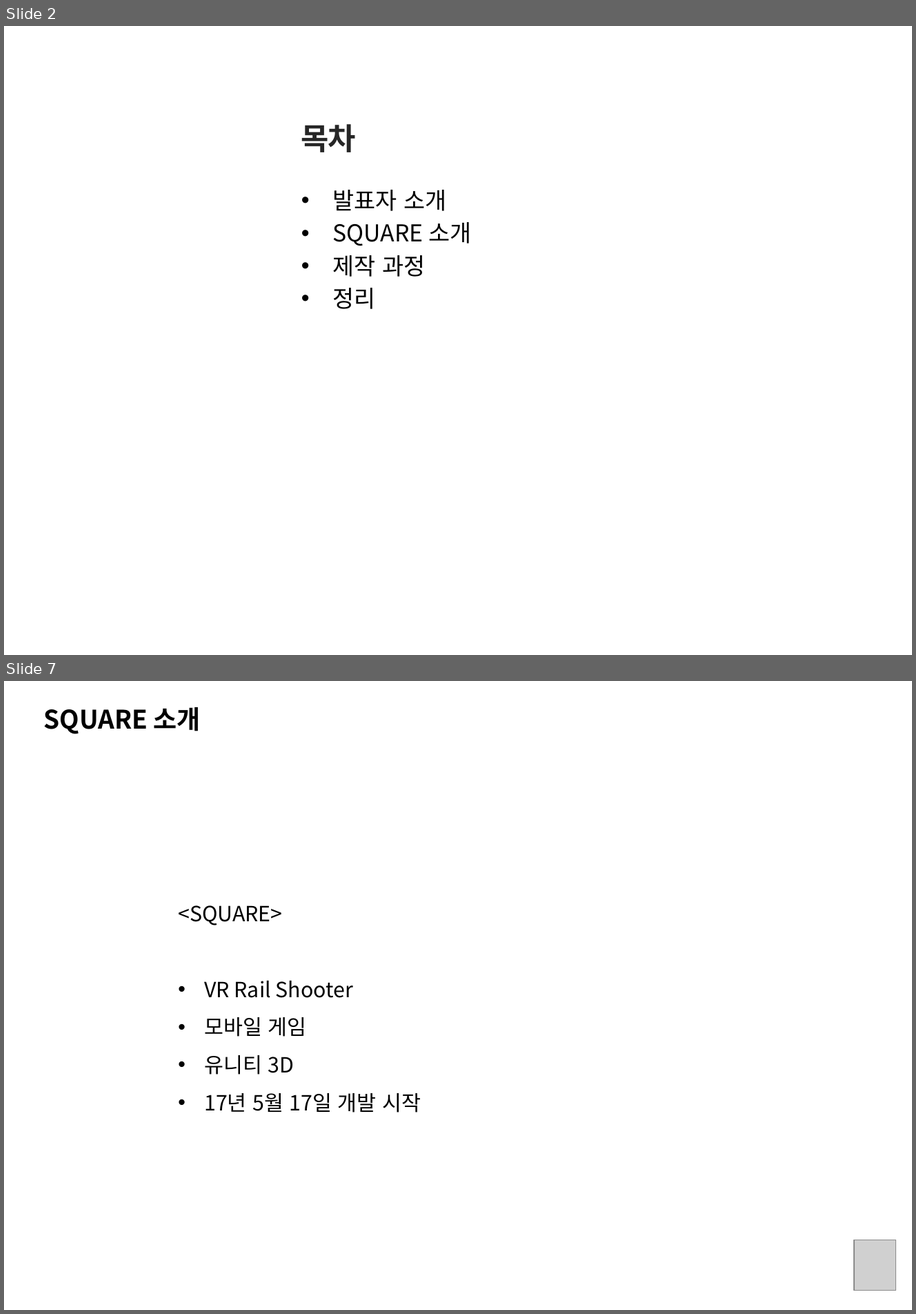
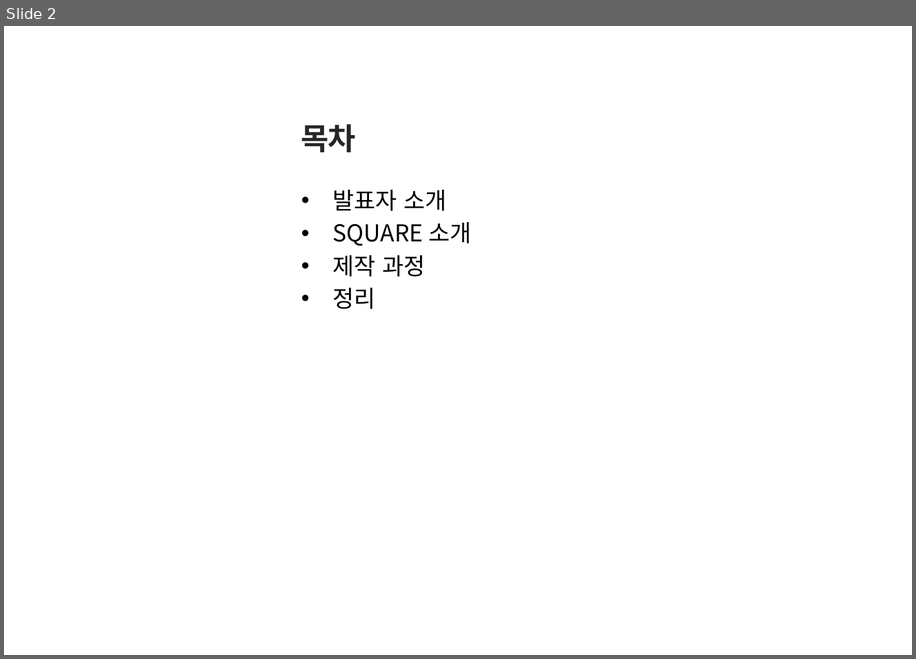
Before and after one commit to Hanghyeon/SQUARE, a slide deck: User_OtherFiles/포폴 발표 준비/2017_NCIA.pptx. Shown one above the other, each under a label of ours: slides 2 and 7 before the commit, slide 2 after it; the slides between them are not shown. The pictures are 916x1314 and 916x659 pixels, drawn with LibreOffice and Linux fonts; fonts in the diff are those of the drawing; grey boxes stand for pictures; background and template pictures are left out. Boxes give left, top, right and bottom in pixels: in the first picture for what was removed or moved away, otherwise in the second. Text is boxed around its words. In the diff, an @@ line names an element or a change of style, - is before the commit and + after.

```diff
--- a/User_OtherFiles/포폴 발표 준비/2017_NCIA.pptx
+++ b/User_OtherFiles/포폴 발표 준비/2017_NCIA.pptx
@@ slide 7 removed at [4, 681, 912, 1310], background picture (left out) @@
@@ text removed at [44, 707, 201, 734] @@
-SQUARE 소개
@@ text removed at [178, 905, 421, 1112] @@
-<SQUARE>
-• VR Rail Shooter
-• 모바일 게임
-• 유니티 3D
-• 17년 5월 17일 개발 시작
@@ picture removed at [854, 1239, 896, 1290] @@
```
Also in this commit, not shown: 3 slides changed, 25 slides added, 7 other slides removed, 19 other files.
